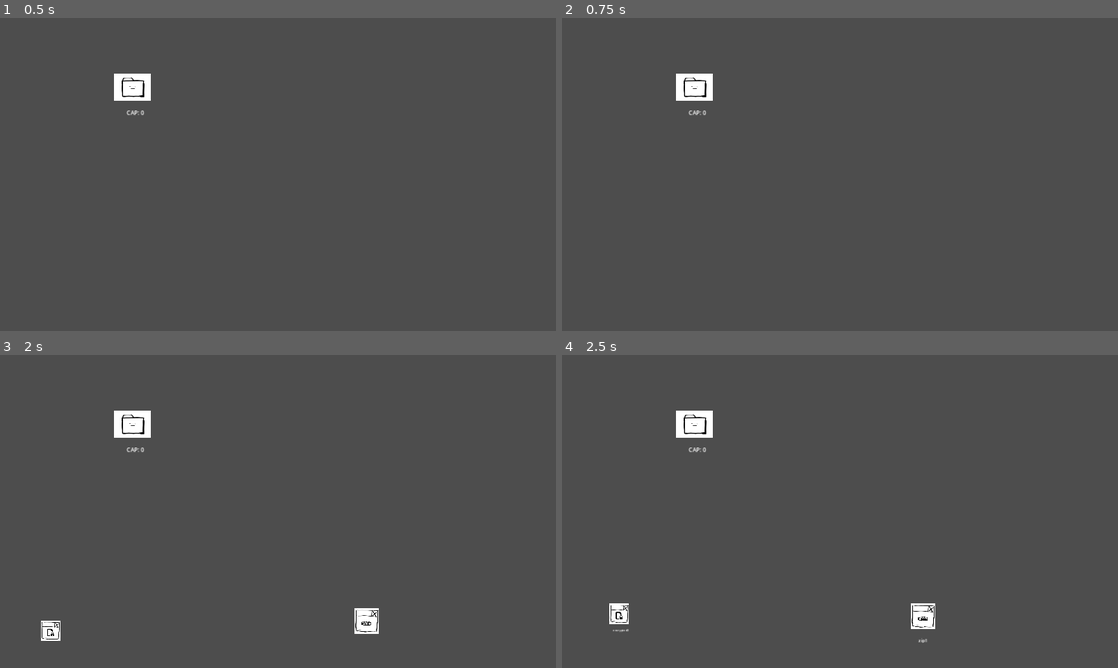
Above: before the commit, frames 1-4 (two rows, left to right).
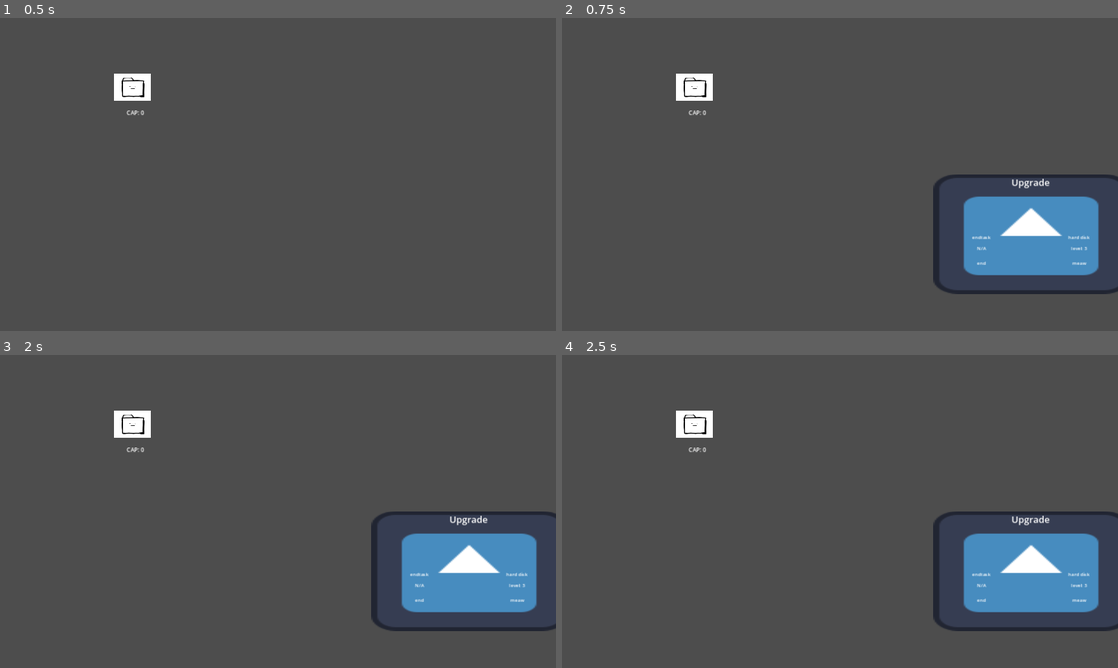
Above: after the commit, the same moments.

Repository: icheft524/Folder-Brawler
Game: Godot game, scene res://main.tscn
Two runs of this game, one before a commit and one after it. Both use one fixed random seed, a clock stepped at 60 frames per second and the inputs below. The engine's default icon, where the game draws it, is replaced by a stand-in: a white triangle on a blue panel in a dark square.
Inputs (mouse positions are in pixels of both pictures, inside the frame that each line leads up to):
- Up to frame 1 (0.5 s): no input
- Up to frame 2 (0.75 s): tap Enter (ui_accept) at 0.5 s; drag from (695, 86) to (895, 105) at 0.52 s
- Up to frame 3 (2 s): tap Enter (ui_accept) at 1.25 s; drag from (166, 527) to (133, 423) at 1.27 s
- Up to frame 4 (2.5 s): move the mouse to (928, 621) at 2.02 s; hold Enter (ui_accept) from 2.03 s (still down); click (928, 621) at 2.1 s

Frame 1 is identical in both runs. In frame 2, 7.5% of the frame differs, in the area x 66-100%, y 50-89%; in frame 3, 8.0%; in frame 4, 8.1%, in the area x 8-100%, y 50-92%.

Commit message:
Add upgrade by Enter key
22:24 23/11

Diff:
--- a/folder/folder.gd
+++ b/folder/folder.gd
@@ -12,6 +12,13 @@
 @export var capacity = 0
 
 @onready var inventory = $"../folder_inventory"
+@onready var _Upgrade = $"../upgrade"
+@onready var upgradeOptions = _Upgrade.get_node("%UpgradeOptions")
+
+var itemOptions = preload("res://folder/upgrade/itemoption.tscn")
+
+var collected_upgrades = []
+var upgrade_options = []
 
 var mouse_in = false
 
@@ -47,6 +54,9 @@
 			inventory.open()
 			sound.playeropenfolder()
 
+	if event.is_action_pressed("ui_accept"):
+		levelup()
+	pass
 func _physics_process(delta):
 	if dragging_folder:
 		velocity = (newPosition - position) * Vector2(speed_x, speed_y)
@@ -72,3 +82,78 @@
 
 func collect(file,ehp,file_size,enemy_name):
 	inv.insert(file,ehp,file_size,enemy_name)
+
+func upgrade_character(upgrade):
+	print("upgrade")
+	match upgrade:
+		"Adblocker1":
+			pass
+		"Adblocker2":
+			pass
+		"Adblocker3":
+			pass
+		"Antivirus1":
+			pass
+		"Antivirus2":
+			pass
+		"Antivirus3":
+			pass
+		"Harddisk1":
+			pass
+		"Harddisk2":
+			pass
+		"Harddisk3":
+			pass
+		"increasedpi":
+			pass
+		"increasedp2":
+			pass
+		"increasedp3":
+			pass
+		"Endtask":
+			pass
+
+	var option_children = upgradeOptions.get_children()
+	for i in option_children:
+		i.queue_free()
+	upgrade_options.clear()
+	collected_upgrades.append(upgrade)
+	_Upgrade.visible = false
+	_Upgrade.position = Vector2(2000,150)
+	get_tree().paused = false
+
+func levelup():
+	get_tree().paused = true
+	#var tween = levelPanel.create_tween()
+	#tween.tween_property(levelPanel,"position",Vector2(positionx,positiony),0.5).set_trans(Tween.TRANS_QUINT).set_ease(Tween.EASE_IN)
+	#tween.play()
+	_Upgrade.visible = true
+	var options = 0
+	var optionsmax = 2
+	while  options < optionsmax:
+		var option_choice = itemOptions.instantiate()
+		option_choice.item = get_random_item()
+		upgradeOptions.add_child(option_choice)
+		options += 1
+
+func get_random_item():
+	var dblist = []
+	for i in UpgradeDb.UPGRADES:
+		if i in collected_upgrades: #Find already upgrades
+			pass
+		elif i in upgrade_options: #if upgrades is already options
+			pass
+		elif UpgradeDb.UPGRADES[i]["prerequisite"].size() > 0: #Check for PreRequisites
+			for n in UpgradeDb.UPGRADES[i]["prerequisite"]:
+				if not n in collected_upgrades:
+					pass
+				else:
+					dblist.append(i)
+		else:
+			dblist.append(i)
+	if dblist.size() > 0:
+		var randomitem = dblist.pick_random()
+		upgrade_options.append(randomitem)
+		return randomitem
+	else:
+		return null
--- a/folder/upgrade/itemoption.gd
+++ b/folder/upgrade/itemoption.gd
@@ -22,13 +22,12 @@
 
 
 func _input(event):
-	if event.is_action("left_click"):
+	if event.is_action("leftclick"):
 		if mouse_over == true:
 			emit_signal("selected_upgrade",item)
 
 func _on_mouse_entered():
-	pass # Replace with function body.
-
+	mouse_over = true
 
 func _on_mouse_exited():
-	pass # Replace with function body.
+	mouse_over = false
--- a/folder/upgrade/itemoption.tscn
+++ b/folder/upgrade/itemoption.tscn
@@ -4,6 +4,7 @@
 [ext_resource type="Texture2D" uid="uid://dljrwwfxtpruq" path="res://icon.svg" id="2_6xvr0"]
 
 [node name="itemoption" type="ColorRect"]
+custom_minimum_size = Vector2(333, 400)
 offset_right = 333.0
 offset_bottom = 400.0
 color = Color(1, 1, 1, 0)
--- /dev/null
+++ b/folder/upgrade/upgrade.tscn
@@ -0,0 +1,36 @@
+[gd_scene load_steps=4 format=3 uid="uid://de1rsafpaq381"]
+
+[ext_resource type="Texture2D" uid="uid://dljrwwfxtpruq" path="res://icon.svg" id="1_rr38k"]
+
+[sub_resource type="StyleBoxEmpty" id="StyleBoxEmpty_3xxge"]
+
+[sub_resource type="LabelSettings" id="LabelSettings_5cgnq"]
+font_size = 32
+
+[node name="upgrade" type="Panel"]
+process_mode = 2
+offset_right = 684.0
+offset_bottom = 418.0
+theme_override_styles/panel = SubResource("StyleBoxEmpty_3xxge")
+
+[node name="BgUpgrade" type="Sprite2D" parent="."]
+position = Vector2(338, 213.5)
+scale = Vector2(5.28125, 3.22656)
+texture = ExtResource("1_rr38k")
+
+[node name="UpgradeOptions" type="HBoxContainer" parent="."]
+unique_name_in_owner = true
+custom_minimum_size = Vector2(333, 400)
+layout_mode = 0
+offset_top = 64.0
+offset_right = 670.0
+offset_bottom = 464.0
+
+[node name="Label" type="Label" parent="."]
+layout_mode = 0
+offset_left = 270.0
+offset_top = 13.0
+offset_right = 403.0
+offset_bottom = 61.0
+text = "Upgrade"
+label_settings = SubResource("LabelSettings_5cgnq")
--- a/main.tscn
+++ b/main.tscn
@@ -8,6 +8,7 @@
 [ext_resource type="PackedScene" uid="uid://c76fdqn24ggef" path="res://enemy/zip_file/zip_file.tscn" id="5_5xetf"]
 [ext_resource type="PackedScene" uid="uid://dqf8xs8frecuw" path="res://enemy/encrypted/encrypted_file.tscn" id="6_4ht4q"]
 [ext_resource type="PackedScene" uid="uid://d26xg6dvehwx2" path="res://folder/folder_inventory.tscn" id="8_jr5b5"]
+[ext_resource type="PackedScene" uid="uid://de1rsafpaq381" path="res://folder/upgrade/upgrade.tscn" id="9_avn3k"]
 
 [sub_resource type="Resource" id="Resource_dmm1q"]
 script = ExtResource("4_ojwon")
@@ -35,7 +36,7 @@
 
 [node name="main" type="Node2D"]
 
-[node name="folder" parent="." instance=ExtResource("1_enwj4")]
+[node name="folder" parent="." groups=["folder"] instance=ExtResource("1_enwj4")]
 position = Vector2(458, 239)
 
 [node name="enemy_spawner" parent="." instance=ExtResource("2_1umsp")]
@@ -50,3 +51,10 @@
 offset_bottom = 761.0
 size_flags_horizontal = 4
 size_flags_vertical = 4
+
+[node name="upgrade" parent="." instance=ExtResource("9_avn3k")]
+visible = false
+offset_left = 1282.0
+offset_top = 532.0
+offset_right = 1472.0
+offset_bottom = 643.0
Not shown: 1 places in main.tscn that only renumber resources
